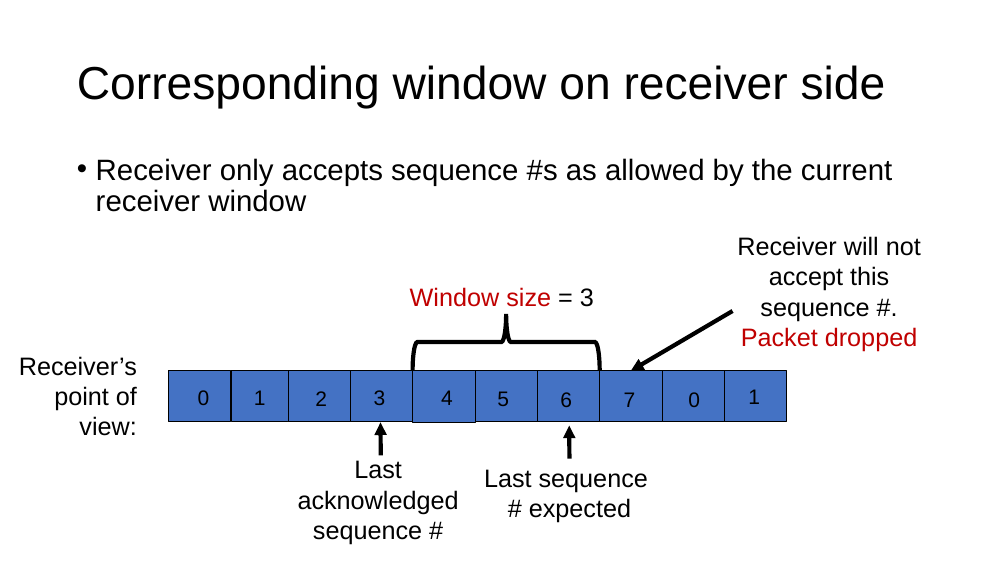
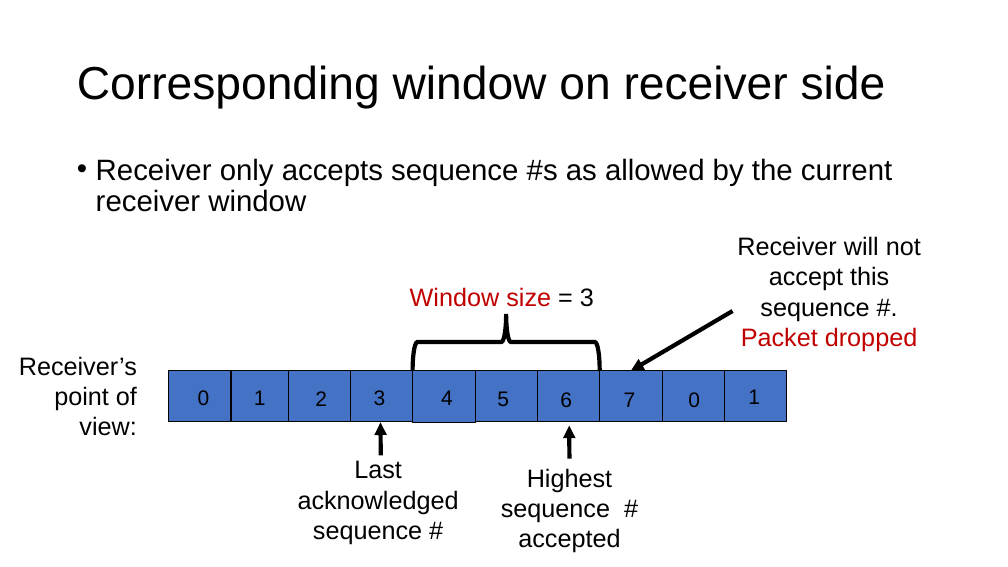
Before and after one commit to ngsrinivas/coursegen, a slide deck: slide 15 of ex/352-S20/lectures/08-ordering-flow-control.pptx. Drawn at 1008x567 pixels with LibreOffice and Linux fonts; fonts in the diff are those of the drawing. Boxes give left, top, right and bottom in pixels: in the first picture for what was removed or moved away, otherwise in the second. Text is boxed around its words. In the diff, an @@ line names an element or a change of style, - is before the commit and + after.

```diff
--- a/ex/352-S20/lectures/08-ordering-flow-control.pptx
+++ b/ex/352-S20/lectures/08-ordering-flow-control.pptx
@@ text at [501, 468, 620, 553]: text changed @@
-Last sequence # expected
+Highest sequence # accepted
```
Also in this commit, not shown: 8 other slides changed, 2 other files.
